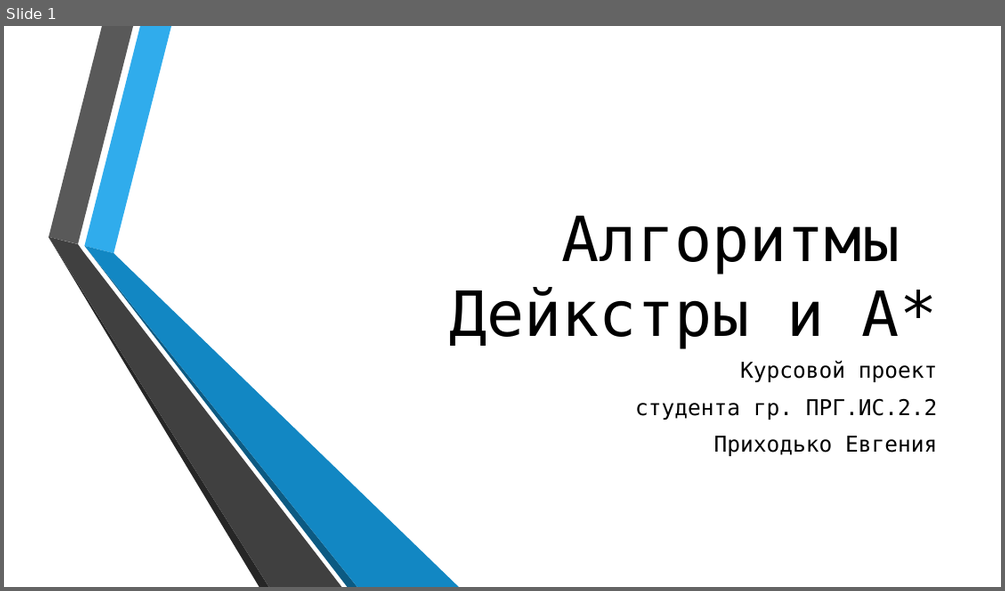
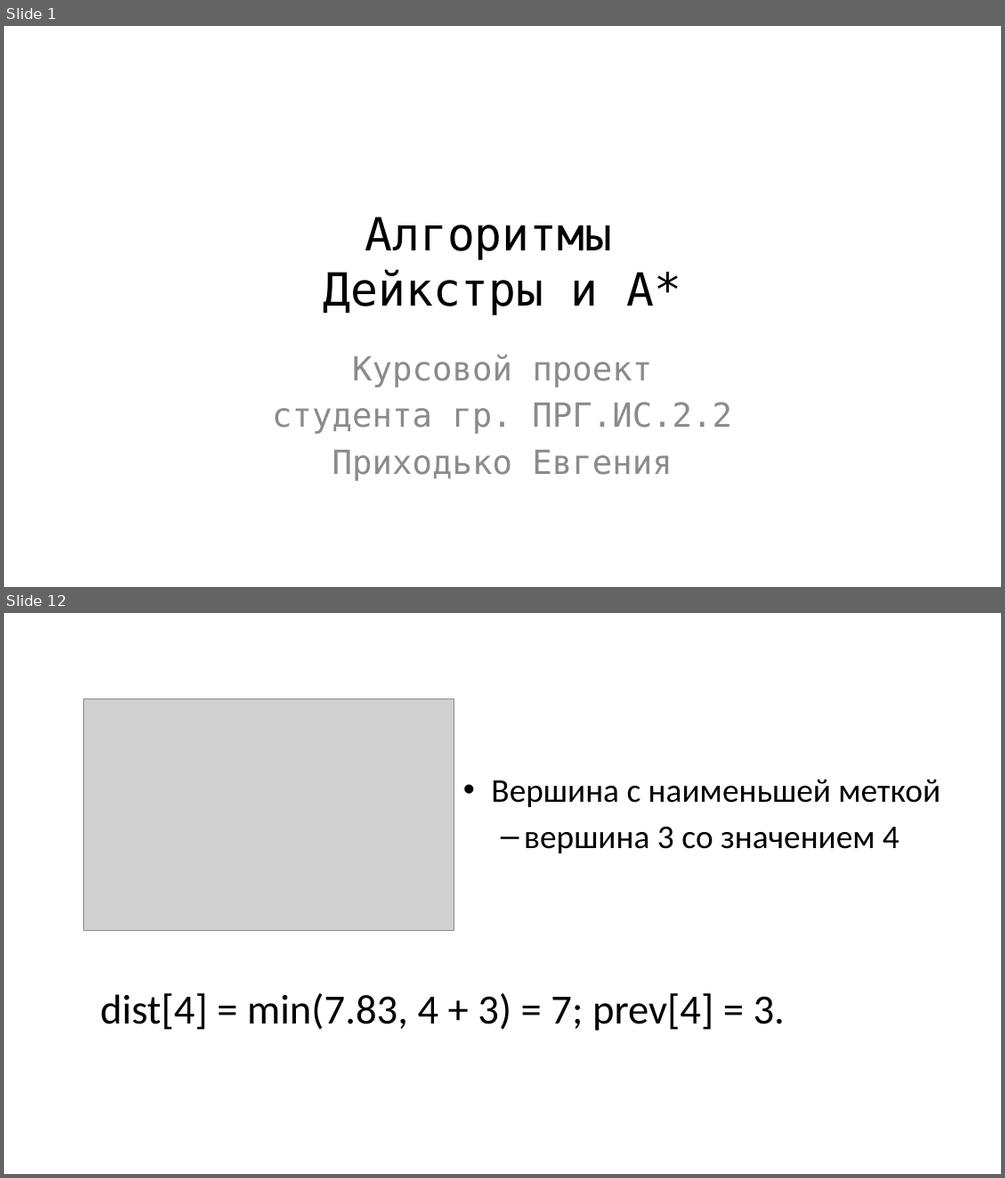
Before and after one commit to Fck-r-sns/Dijkstra-vs-AStar, a slide deck: Презентация.pptx. Shown one above the other, each under a label of ours: slide 1 before the commit, slides 1 and 12 after it; the slides between them are not shown. The pictures are 1005x591 and 1005x1178 pixels, drawn with LibreOffice and Linux fonts; fonts in the diff are those of the drawing; grey boxes stand for pictures; background and template pictures are left out. Boxes give left, top, right and bottom in pixels: in the first picture for what was removed or moved away, otherwise in the second. Text is boxed around its words. In the diff, an @@ line names an element or a change of style, - is before the commit and + after.

```diff
--- a/Презентация.pptx
+++ b/Презентация.pptx
@@ slide 12 added at box(4, 613, 1001, 1174), background #FFFFFF @@
@@ picture added at box(84, 698, 454, 929) @@
@@ text added at box(491, 779, 940, 853), 32 pt, text #000000 @@
+• Вершина с наименьшей меткой
+  – вершина 3 со значением 4
@@ text added at box(100, 993, 785, 1030), 40 pt, text #000000 @@
+dist[4] = min(7.83, 4 + 3) = 7; prev[4] = 3.
@@ slide 1 changed as well @@
@@ title "Алгоритмы Дейкстры и A*": place and size @@
-title "Алгоритмы Дейкстры и A*" at box(449, 216, 937, 349)
+title "Алгоритмы Дейкстры и A*" at box(324, 216, 681, 315)
@@ title "Алгоритмы Дейкстры и A*" at box(324, 216, 681, 315): size 60 to 44 pt; alignment right to centre; vertical alignment bottom to middle @@
@@ group removed at box(48, 26, 460, 587): 6 freeform shapes @@
@@ subtitle "Курсовой проект": place and size @@
-subtitle "Курсовой проект" at box(635, 360, 938, 456)
+subtitle "Курсовой проект" at box(272, 354, 732, 480)
@@ subtitle "Курсовой проект" at box(272, 354, 732, 480): size 21 to 32 pt, text colour #000000 to #8C8C8C; alignment right to centre; less space between paragraphs @@
```
Also in this commit, not shown: 27 other slides added, 1 slide removed, 16 other files.
